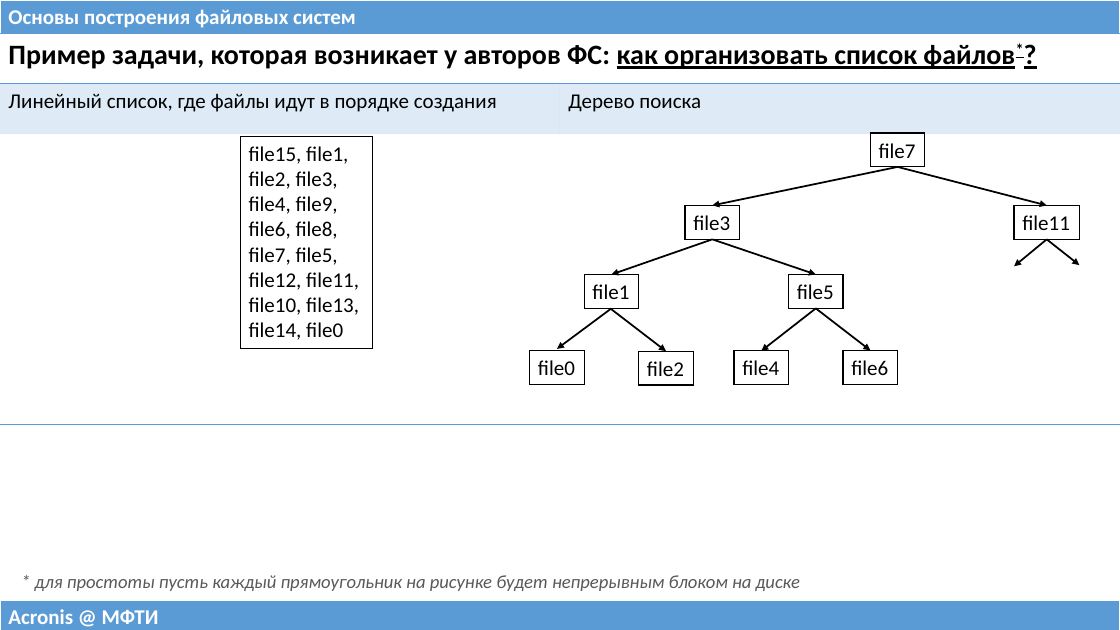
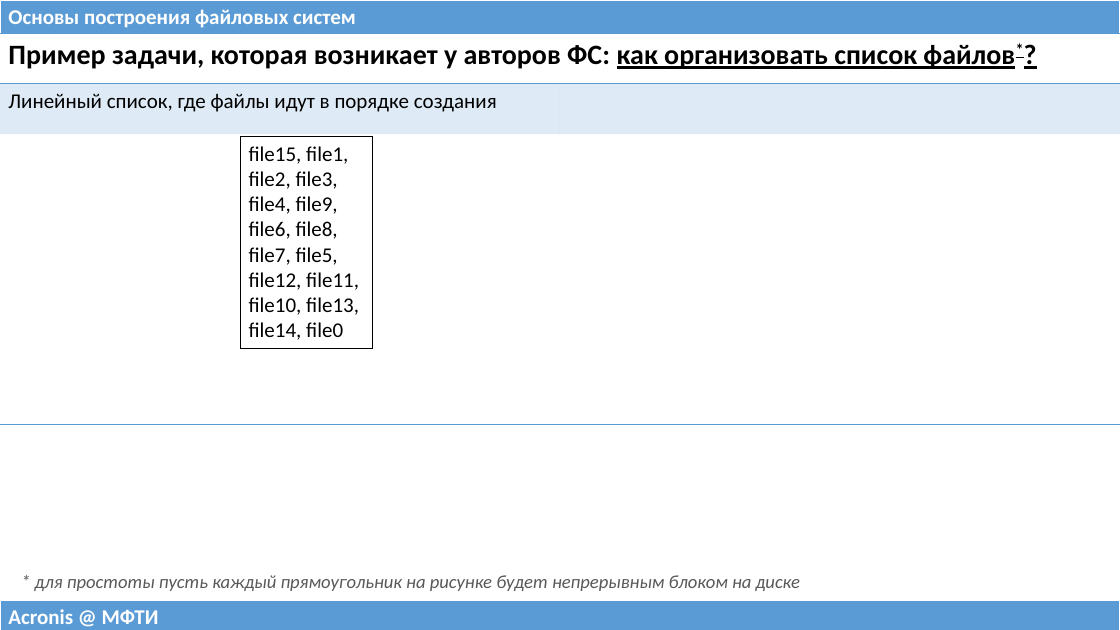
Before and after one commit to 75cc8545e7b021ed280ed0ef99fc7fc4/filesystems-101, a slide deck: slide 11 of talks/src/class00.pptx (slide 10 before the commit). Drawn at 1120x630 pixels with LibreOffice and Linux fonts; fonts in the diff are those of the drawing. Boxes give left, top, right and bottom in pixels: in the first picture for what was removed or moved away, otherwise in the second. Text is boxed around its words. In the diff, an @@ line names an element or a change of style, - is before the commit and + after.

```diff
--- a/talks/src/class00.pptx
+++ b/talks/src/class00.pptx
@@ table at (0,34,1120,420) @@
-row 2, column 2: Дерево поиска
+row 2, column 2: 
@@ rectangle removed at (870,133,925,166) @@
-file7
@@ arrow removed from (898, 167) to (712, 206) @@
@@ arrow removed from (898, 167) to (1047, 206) @@
@@ rectangle removed at (686,206,740,239) @@
-file3
@@ rectangle removed at (1014,206,1080,239) @@
-file11
@@ arrow removed from (712, 239) to (612, 275) @@
@@ arrow removed from (712, 239) to (816, 275) @@
@@ arrow removed from (1047, 239) to (1014, 266) @@
@@ arrow removed from (1047, 239) to (1080, 266) @@
@@ rectangle removed at (584,275,639,308) @@
-file1
@@ rectangle removed at (789,275,844,308) @@
-file5
@@ arrow removed from (612, 308) to (557, 349) @@
@@ arrow removed from (612, 309) to (666, 351) @@
@@ arrow removed from (816, 308) to (761, 351) @@
@@ arrow removed from (816, 308) to (870, 350) @@
@@ rectangle removed at (530,351,585,385) @@
-file0
@@ rectangle removed at (639,351,693,385) @@
-file2
@@ rectangle removed at (734,351,789,385) @@
-file4
@@ rectangle removed at (844,350,898,384) @@
-file6
```
Also in this commit, not shown: 3 slides added, 1 other file.
